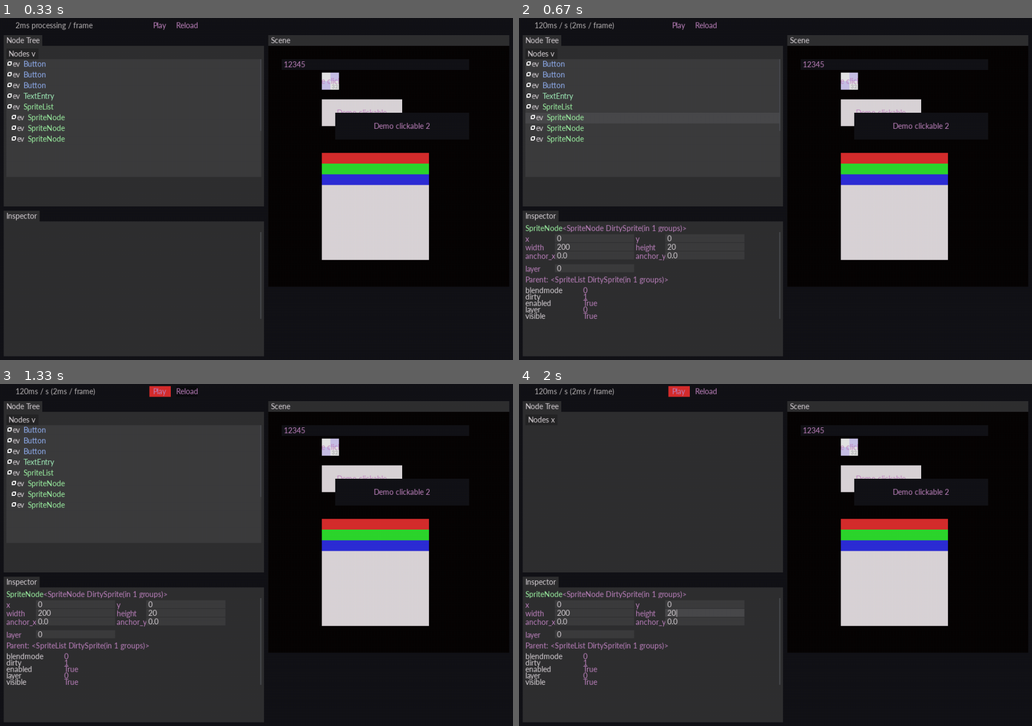
Above: before the commit, frames 1-4 (two rows, left to right).
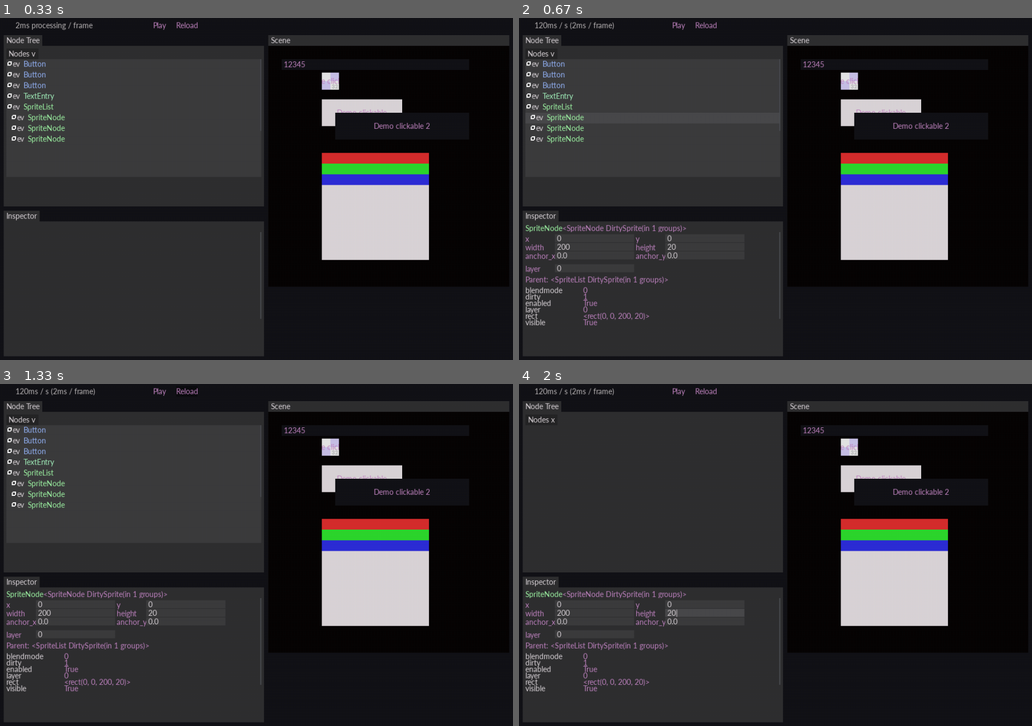
Above: after the commit, the same moments.

Repository: ageneric/pygame-engine-indev
Game: pygame game, started from run_editor.py
Same seed, same stepped clock (60 frames per second), same inputs: the game is played once before the commit and once after it.
Inputs (mouse positions are in pixels of both pictures, inside the frame that each line leads up to):
- Up to frame 1 (0.33 s): no input
- Up to frame 2 (0.67 s): click (652, 117) at 0.38 s
- Up to frame 3 (1.33 s): click (159, 390) at 0.72 s; click (184, 390) at 1.05 s
- Up to frame 4 (2 s): click (539, 418) at 1.38 s; click (703, 613) at 1.72 s

Frame 1 is identical in both runs. In frame 2, 0.2% of the frame differs, in the area x 1-26%, y 86-90%; in frame 3, 0.3%, in the area x 1-34%, y 0-90%; in frame 4, 0.3%.

Commit message:
Ensure positive surface sizes and update the matching tests

Diff:
--- a/editor_scenes.py
+++ b/editor_scenes.py
@@ -138,13 +138,13 @@
         self.inspector_tab.dirty = 1
 
     def action_play(self, checked):
-       self.play = checked
+        self.play = checked
 
     def action_reload(self):
         if self.play:
-            self.toggle_play.checked = True
+            self.toggle_play.checked = False
             self.toggle_play.dirty = 1
-            self.action_play(True)  # stop playing
+            self.action_play(False)  # stop playing
 
         self.user_scene = self.user_scene_class(self.user_surface, self.clock)
         self.tree_tab.clear(self.user_scene)
--- a/engine/base_node.py
+++ b/engine/base_node.py
@@ -35,7 +35,8 @@
 
     @classmethod
     def from_rect(cls, rect, anchor_x=0.0, anchor_y=0.0):
-        return cls(rect.x, rect.y, rect.width, rect.height, anchor_x, anchor_y)
+        return cls(rect.x + rect.width * anchor_x, rect.y + rect.height * anchor_y,
+                   rect.width, rect.height, anchor_x, anchor_y)
 
     def rect(self):
         return pygame.Rect(int(self.x - self.width * self.anchor_x),
@@ -54,7 +55,9 @@
 
     @position.setter
     def position(self, position_x_y: (float, float)):
-        self.x, self.y = position_x_y
+        # Set the first attribute directly so only one transform_update is used
+        object.__setattr__(self, 'x', position_x_y[0])
+        self.y = position_x_y[1]
 
     @property
     def size(self) -> (int, int):
@@ -62,7 +65,12 @@
 
     @size.setter
     def size(self, width_height: (int, int)):
-        self.width, self.height = width_height
+        # Set the first attribute directly so only one transform_update is used
+        object.__setattr__(self, 'width', width_height[0])
+        self.height = width_height[1]
+
+    def get_positive_size(self) -> (int, int):
+        return max(0, self.width), max(0, self.height)
 
     @property
     def anchor(self) -> (float, float):
@@ -124,17 +132,19 @@
         self.cascade_set_visible(set_enable)
 
     def transform_update(self, name):
-        if name in ('x', 'y'):
+        if self.rect == self.world_rect():
+            return
+
+        if name == 'x' or name == 'y':
             if hasattr(self.parent, 'is_origin'):
-                dx, dy = self.transform.x - self.rect.x, self.transform.y - self.rect.y
+                x, y = self.transform.x, self.transform.y
             else:
-                dx, dy = self.transform.x - self.rect.x + self.parent.rect.x, self.transform.y - self.rect.y + self.parent.rect.y
-            if dx != 0 or dy != 0:
-                self.cascade_move_rect(dx, dy)
-        else:
-            self.resize_rect()
-
-    def resize_rect(self):
+                x, y = self.transform.x + self.parent.rect.x, self.transform.y + self.parent.rect.y
+            self.cascade_set_rect(x, y)
+        else:
+            self.on_resize()
+
+    def on_resize(self):
         self.rect.width = self.transform.width
         self.rect.height = self.transform.height
 
@@ -143,11 +153,11 @@
             for child in self.nodes:
                 child.cascade_set_visible(set_visible)
 
-    def cascade_move_rect(self, dx, dy):
-        self.rect.move_ip(dx, dy)
+    def cascade_set_rect(self, x, y):
+        self.rect.x, self.rect.y = int(x), int(y)
         if self.nodes:
             for child in self.nodes:
-                child.cascade_move_rect(dx, dy)
+                child.cascade_set_rect(x + child.transform.x, y + child.transform.y)
 
     def remove(self):
         if self in self.parent.nodes:
@@ -171,11 +181,12 @@
         self._visible = self.world_visible()
 
         if image is None:
-            self.image = pygame.Surface(self.transform.size)
+            self.image = pygame.Surface(self.transform.get_positive_size())
             if fill_color is not None:
                 self.image.fill(fill_color)
         else:
-            self.image = pygame.Surface(self.transform.size, 0, image)
+            self.image = pygame.Surface(self.transform.get_positive_size(),
+                                        image.get_flags(), image)
 
     def remove(self):
         pygame.sprite.Sprite.kill(self)
@@ -197,13 +208,14 @@
             if self.dirty < 2:
                 self.dirty = 1
 
-    def cascade_move_rect(self, dx, dy):
-        Node.cascade_move_rect(self, dx, dy)
+    def cascade_set_rect(self, x, y):
+        Node.cascade_set_rect(self, x, y)
         if self.dirty < 2:
             self.dirty = 1
 
-    def resize_rect(self):
-        Node.resize_rect(self)
-        self.image = pygame.Surface(self.transform.size, self.image.get_flags(), self.image)
+    def on_resize(self):
+        Node.on_resize(self)
+        self.image = pygame.Surface(self.transform.get_positive_size(),
+                                    self.image.get_flags(), self.image)
         if self.dirty < 2:
             self.dirty = 1
--- a/engine/interface.py
+++ b/engine/interface.py
@@ -437,8 +437,8 @@
             self.grid_group.draw(self.image)
 
     # These method differs from the base method as it does not cascade to children
-    def cascade_move_rect(self, dx, dy):
-        self.rect.move_ip(dx, dy)
+    def cascade_set_rect(self, x, y):
+        self.rect.x, self.rect.y = int(x), int(y)
         if self.dirty < 2:
             self.dirty = 1
 
--- a/engine/tests/test_base_node.py
+++ b/engine/tests/test_base_node.py
@@ -9,7 +9,7 @@
             random.uniform(-999, 999), random.uniform(-999, 999))
 
 def test_transform():
-    random = Random(1)
+    random = Random(1)  # seed ensures consistent random test cases
 
     test_transforms = [
         Transform(0, 0),
@@ -19,24 +19,31 @@
     for i in range(128):
         test_transforms.append(Transform(*random_transform_values(random)))
 
-    print('Test: A transform has non-negative width and height.')
+    print("Test: A transform's 'positive size' has non-negative width and height.")
     for transform in test_transforms:
-        assert transform.width >= 0 and transform.height >= 0
-    print('Test: A transform has non-negative width and height if set negative.')
-    test_transforms[-1].size = (-1, -1)
-    assert test_transforms[-1].width >= 0 and test_transforms[-1].height >= 0
-    print('Test: A transform may be converted to and from a Pygame Rect.')
+        positive_size = transform.get_positive_size()
+        assert positive_size[0] >= 0 and positive_size[1] >= 0
+    print('Test: A transform may be converted to and from a Pygame Rect.'
+          + '\n  ... The position and size only stay precise to the nearest integer.')
     for transform in test_transforms:
-        assert transform == Transform.from_rect(transform.rect(), *transform.anchor)
+        rect_transform = Transform.from_rect(
+            transform.rect(), transform.anchor_x, transform.anchor_y)
+        comparisons = (
+            (rect_transform.x, transform.x), (rect_transform.width, transform.width),
+            (rect_transform.y, transform.y), (rect_transform.height, transform.height)
+        )
+        for converted_property, original_property in comparisons:
+            assert abs(converted_property - original_property) < 1
+        assert rect_transform.anchor == transform.anchor
     print('Test: A transform may be modified by assigning to a property.')
     for transform in test_transforms:
         random_change_in_x = random.uniform(-999, 999)
         t_x, t_y = transform.x, transform.y
-        transform.position = (t_x + random_change_in_x, t_y * 2)
-        assert transform.x == t_x + random_change_in_x and transform.y == t_y * 2
+        transform.position = (t_x + random_change_in_x, t_y*2)
+        assert transform.x == t_x + random_change_in_x and transform.y == t_y*2
 
 def test_node():
-    random = Random(1)
+    random = Random(1)  # seed ensures consistent random test cases
 
     class TestScene:
         nodes, is_origin = [], 'Scene'
--- a/inspector_tab.py
+++ b/inspector_tab.py
@@ -134,7 +134,8 @@
     @staticmethod
     def readable_properties(node):
         for prop in dir(node):
-            if not prop.startswith('_') and type(getattr(node, prop)) in (int, str, tuple, bool):
+            if (not prop.startswith('_') and type(getattr(node, prop))
+                    in (int, str, tuple, bool, pygame.Rect)):
                 yield prop
 
     @property
@@ -174,8 +175,8 @@
                 text.draw(self.image, str(self.inspector.selected_node), (5 + surface.get_rect().width, 24))
                 self.image.blit(surface, (5, 24))
 
-    def resize_rect(self):
-        super().resize_rect()
+    def on_resize(self):
+        super().on_resize()
         self.inspector.transform.width = max(0, self.transform.width - 10)
         self.inspector.transform.height = max(50, self.transform.height - 40)
         self.inspector.selected_node = None
--- a/tree_tab.py
+++ b/tree_tab.py
@@ -139,8 +139,8 @@
         text.draw(entry.image, node_name, (entry.depth*8 + 32, 0), color=name_color)
         self.dirty = 1
 
-    def resize_rect(self):
-        super().resize_rect()
+    def on_resize(self):
+        super().on_resize()
         for tile in self.tiles:
             if hasattr(tile, 'image'):
                 tile.image = pygame.Surface(self.forward_to_rect(0).size)
@@ -215,10 +215,10 @@
         self.grid.enabled = checked
         self.toggle.message = "Nodes v" if checked else "Nodes x"
 
-    def resize_rect(self):
-        super().resize_rect()
-        self.grid.transform.width = max(0, self.transform.width - 10)
-        self.grid.transform.height = max(100, self.transform.height - 100)
+    def on_resize(self):
+        super().on_resize()
+        self.grid.transform.size = (max(0, self.transform.width - 10),
+                                    max(100, self.transform.height - 100))
 
     def clear(self, tree):
         self.grid.clear(tree)
